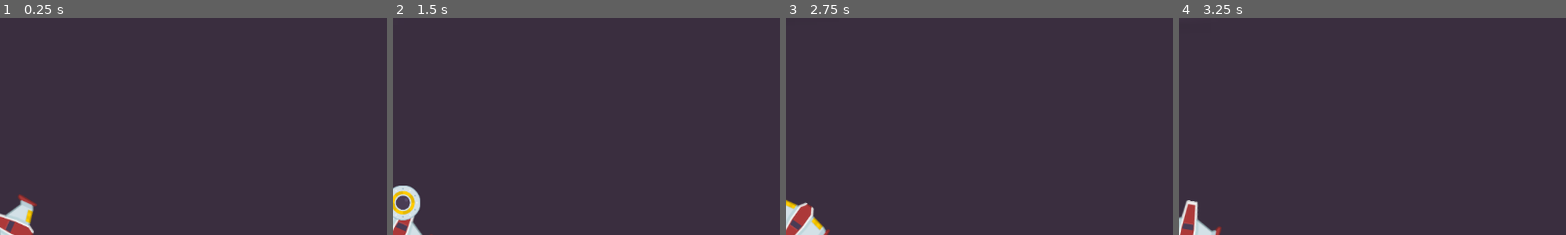
Above: before the commit, frames 1-4 (left to right).
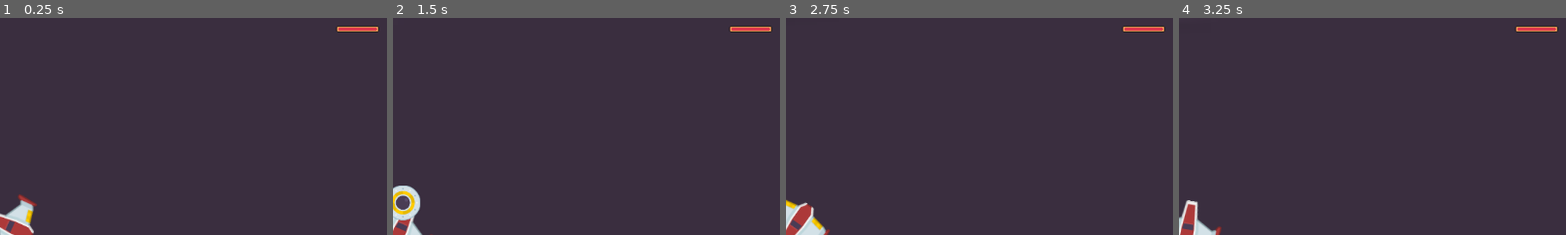
Above: after the commit, the same moments.

Repository: game-dev-besties/chicken-game
Game: Godot game, scene res://scenes/game.tscn
Two runs of this game, one before a commit and one after it. Both use one fixed random seed, a clock stepped at 60 frames per second and the inputs below.
Inputs (mouse positions are % of the whole screen's width and height, from its top left):
- Up to frame 1 (0.25 s): no input
- Up to frame 2 (1.5 s): move the mouse to (72, 45) at 0.52 s; click (72, 45) at 0.6 s; move the mouse to (30, 55) at 1.27 s; click (30, 55) at 1.35 s
- Up to frame 3 (2.75 s): move the mouse to (60, 28) at 2.02 s; click (60, 28) at 2.1 s
- Up to frame 4 (3.25 s): move the mouse to (45, 70) at 2.77 s; click (45, 70) at 2.85 s
The pictures show only the part of the screen within x 49-99%, y 2-52%; the shares and areas given below are measured in that part.

The runs differ from the first frame. In frame 1, 0.3% of the frame differs, in the area x 86-98%, y 3-7%; in frame 2, 0.3%; in frame 3, 0.3%; in frame 4, 0.3%.

Commit message:
added healthbar

Diff:
--- a/scenes/game.tscn
+++ b/scenes/game.tscn
@@ -1,9 +1,10 @@
-[gd_scene load_steps=5 format=3 uid="uid://lq161vi7gssa"]
+[gd_scene load_steps=6 format=3 uid="uid://lq161vi7gssa"]
 
 [ext_resource type="Script" path="res://scripts/game.gd" id="1_le0yu"]
 [ext_resource type="Texture2D" uid="uid://rqdxmx01mx7f" path="res://assets/SpaceShooterRedux/sample.png" id="2_55o73"]
 [ext_resource type="PackedScene" uid="uid://cp14j05wa35i8" path="res://scenes/chicken.tscn" id="2_scccs"]
 [ext_resource type="PackedScene" uid="uid://8tkidkxyjmw2" path="res://scenes/off_screen_marker.tscn" id="3_c4we2"]
+[ext_resource type="PackedScene" uid="uid://dx8h5i4yuqyw7" path="res://scenes/hud.tscn" id="5_e1ta3"]
 
 [node name="game" type="Node2D"]
 script = ExtResource("1_le0yu")
@@ -16,3 +17,5 @@
 [node name="Chicken" parent="." instance=ExtResource("2_scccs")]
 
 [node name="OffScreenMarker" parent="." instance=ExtResource("3_c4we2")]
+
+[node name="HUD" parent="." instance=ExtResource("5_e1ta3")]
--- /dev/null
+++ b/scenes/hud.tscn
@@ -0,0 +1,26 @@
+[gd_scene load_steps=4 format=3 uid="uid://dx8h5i4yuqyw7"]
+
+[ext_resource type="Texture2D" uid="uid://bttivwyp1ir5d" path="res://assets/healthbarUnder.png" id="1_rjp85"]
+[ext_resource type="Texture2D" uid="uid://cwoi5fwviwufo" path="res://assets/healthbarProgress.png" id="2_ddlxj"]
+[ext_resource type="Script" path="res://scripts/Oxygen.gd" id="3_m2phq"]
+
+[node name="HUD" type="CanvasLayer"]
+
+[node name="Oxygen2" type="TextureProgressBar" parent="."]
+anchors_preset = 1
+anchor_left = 1.0
+anchor_right = 1.0
+offset_left = -90.0
+offset_top = 26.0
+offset_right = -26.0
+offset_bottom = 66.0
+grow_horizontal = 0
+value = 60.0
+texture_under = ExtResource("1_rjp85")
+texture_progress = ExtResource("2_ddlxj")
+script = ExtResource("3_m2phq")
+
+[node name="Timer" type="Timer" parent="Oxygen2"]
+autostart = true
+
+[connection signal="timeout" from="Oxygen2/Timer" to="Oxygen2" method="_on_timer_timeout"]
--- /dev/null
+++ b/scripts/HealthBar.gd
@@ -0,0 +1,11 @@
+extends ProgressBar
+
+
+# Called when the node enters the scene tree for the first time.
+func _ready():
+	pass # Replace with function body.
+
+
+# Called every frame. 'delta' is the elapsed time since the previous frame.
+func _process(delta):
+	pass
--- /dev/null
+++ b/scripts/Oxygen.gd
@@ -0,0 +1,15 @@
+extends TextureProgressBar
+
+@onready var timer = $Timer
+
+
+# Called when the node enters the scene tree for the first time.
+func _ready():
+	value = 100
+
+func decrease():
+	value -= 1
+
+
+func _on_timer_timeout():
+	decrease()
Binary file added: assets/healthbarProgress.png
Not shown, added: assets/healthbarProgress.png.import
Binary file added: assets/healthbarUnder.png
Not shown, added: assets/healthbarUnder.png.import
Binary file added: scripts/healthbarProgress.png
Not shown, added: scripts/healthbarProgress.png.import
Binary file added: scripts/healthbarUnder.png
Not shown, added: scripts/healthbarUnder.png.import
Not shown, added: .DS_Store
Not shown, added: assets/.DS_Store
